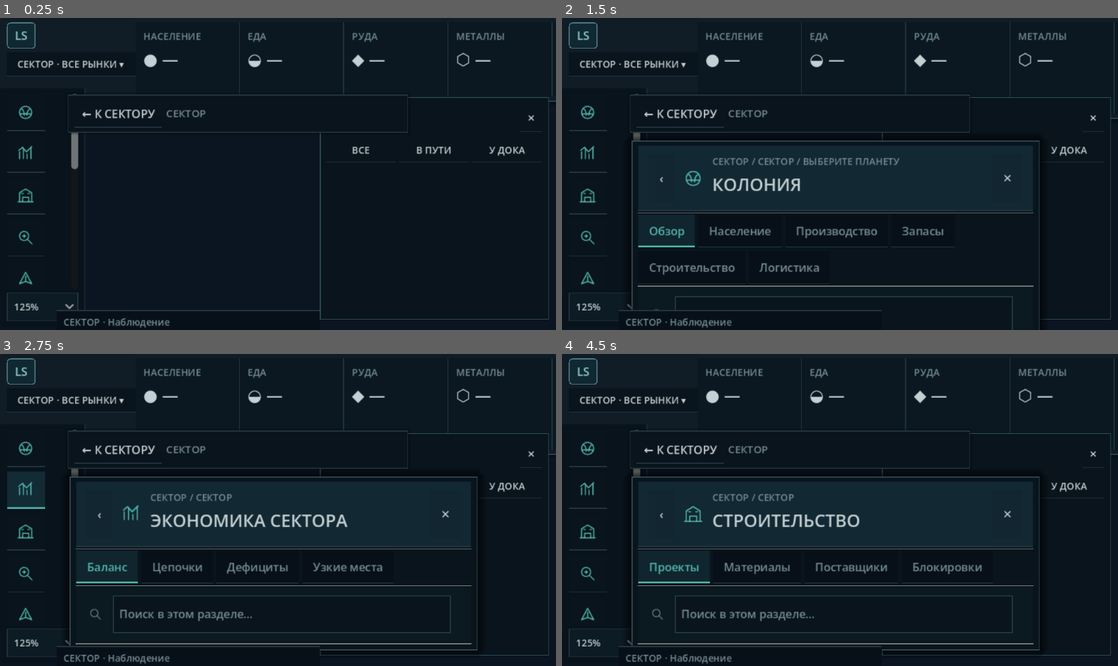
Above: before the commit, frames 1-4 (two rows, left to right).
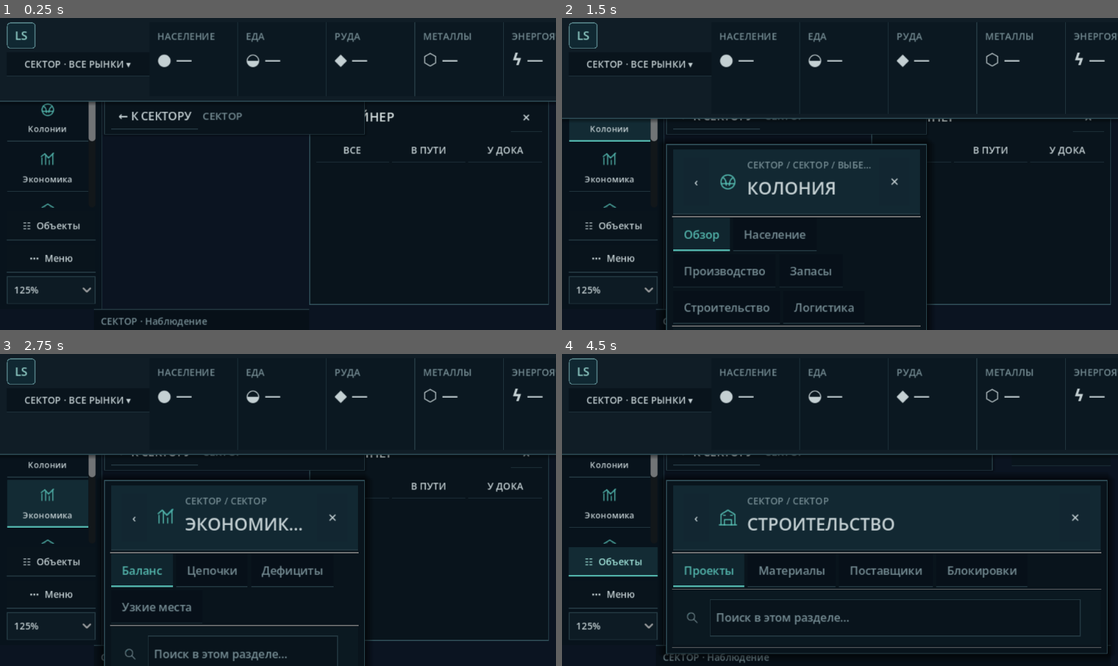
Above: after the commit, the same moments.

Repository: Mefits/Living-Sector
Game: Godot game, scene res://scenes/main.tscn
Two runs of this game, one before a commit and one after it. Both use one fixed random seed, a clock stepped at 60 frames per second and the inputs below.
Inputs (mouse positions are in pixels of both pictures, inside the frame that each line leads up to):
- Up to frame 1 (0.25 s): no input
- Up to frame 2 (1.5 s): click (589, 111) at 0.52 s; click (612, 117) at 1.27 s
- Up to frame 3 (2.75 s): click (27, 491) at 2.02 s
- Up to frame 4 (4.5 s): click (612, 503) at 2.77 s; click (589, 531) at 3.52 s; click (612, 553) at 4.27 s

The runs differ from the first frame. In frame 1, 6.5% of the frame differs, in the area x 0-100%, y 1-100%; in frame 2, 11%; in frame 3, 12%; in frame 4, 13%.

Commit message:
Figma shell block 1: readable left navigation, nonoverlapping top/workspaces, functional close and outliner reopen

Diff:
--- a/godot/scripts/view/strategy_ui.gd
+++ b/godot/scripts/view/strategy_ui.gd
@@ -13,6 +13,12 @@
 const LINE = Color("#243942")
 const TEAL = Color("#53B5AC")
 const AMBER = Color("#C99B54")
+# Figma shell block 1: all geometry uses the same logical pixel grid.
+const TOP_H: float = 82.0
+const FOOT_H: float = 24.0
+const RAIL_W: float = 108.0
+const OUT_W: float = 276.0
+const GUTTER: float = 12.0
 const TEXT = Color("#C4D0D3")
 const MUTED = Color("#748B92")
 const METRICS: Array[Dictionary] = [
@@ -40,6 +46,15 @@
 var _nav_path: Label
 var _brand_box: VBoxContainer
 var _time_area: VBoxContainer
+var _rail: PanelContainer
+var _rail_buttons: Dictionary = {}
+var _rail_active: String = ""
+var _tools_button: Button
+var _tools_menu: PopupMenu
+var _outliner_reopen: Button
+var _outliner_close_button: Button
+var _alerts_close_button: Button
+var _footer_panel: PanelContainer
 var _metric_boxes: Array[VBoxContainer] = []
 var _brand_scope: Button
 var _metric_nodes: Dictionary = {}
@@ -158,7 +173,8 @@
     top_style.shadow_color = Color(0, 0, 0, 0.45)
     _top.add_theme_stylebox_override("panel", top_style)
     _top.set_anchors_and_offsets_preset(Control.PRESET_TOP_WIDE)
-    _top.offset_bottom = 82
+    _top.offset_bottom = TOP_H
+    _top.z_index = 100
     _top.mouse_filter = Control.MOUSE_FILTER_STOP
     add_child(_top)
     var row := HBoxContainer.new()
@@ -244,9 +260,10 @@
     _alerts_popover.anchor_right = 1.0
     _alerts_popover.offset_left = -610
     _alerts_popover.offset_right = -282
-    _alerts_popover.offset_top = 78
-    _alerts_popover.offset_bottom = 398
-    _alerts_popover.z_index = 20
+    _alerts_popover.offset_top = TOP_H + 64
+    _alerts_popover.offset_bottom = TOP_H + 380
+    _alerts_popover.z_index = 80
+    _alerts_popover.mouse_filter = Control.MOUSE_FILTER_STOP
     add_child(_alerts_popover)
     var contents := VBoxContainer.new()
     contents.add_theme_constant_override("separation", 7)
@@ -256,7 +273,10 @@
     var title := _label("СИГНАЛЫ СИМУЛЯЦИИ", 14, TEXT)
     title.size_flags_horizontal = Control.SIZE_EXPAND_FILL
     head.add_child(title)
-    head.add_child(_button("×", _toggle_alerts, 14))
+    _alerts_close_button = _button("×", _close_alerts, 16)
+    _alerts_close_button.custom_minimum_size = Vector2(36, 32)
+    _alerts_close_button.tooltip_text = "Закрыть сигналы"
+    head.add_child(_alerts_close_button)
     var scroll := ScrollContainer.new()
     scroll.horizontal_scroll_mode = ScrollContainer.SCROLL_MODE_DISABLED
     scroll.size_flags_vertical = Control.SIZE_EXPAND_FILL
@@ -265,13 +285,26 @@
     _alerts_contents.size_flags_horizontal = Control.SIZE_EXPAND_FILL
     scroll.add_child(_alerts_contents)
 
+func _close_alerts() -> void:
+    if _alerts_popover == null:
+        return
+    _alerts_popover.hide()
+    _update_selection_card()
+
 func _toggle_alerts() -> void:
     if _alerts_popover == null:
         return
-    _alerts_popover.visible = not _alerts_popover.visible
     if _alerts_popover.visible:
-        _alerts_signature = ""
-        _update_alerts()
+        _close_alerts()
+        return
+    # Popups and management workspaces are mutually exclusive.
+    if _window != null and _window.visible:
+        _close_window()
+    _alerts_popover.show()
+    _alerts_signature = ""
+    _update_alerts()
+    if _selection_card != null:
+        _selection_card.hide()
 
 func _update_alerts() -> void:
     if _alert_button == null:
@@ -321,12 +354,14 @@
 
 func _build_footer() -> void:
     var panel := _panel()
+    _footer_panel = panel
+    panel.z_index = 10
     panel.anchor_top = 1.0
     panel.anchor_bottom = 1.0
     panel.anchor_left = 0.0
     panel.anchor_right = 1.0
-    panel.offset_left = 65
-    panel.offset_right = -272
+    panel.offset_left = RAIL_W
+    panel.offset_right = -OUT_W
     panel.offset_top = -23
     panel.offset_bottom = 0
     panel.mouse_filter = Control.MOUSE_FILTER_IGNORE
@@ -337,48 +372,70 @@
     panel.add_child(_footer_status)
 
 func _build_left() -> void:
-    var rail := _panel()
-    rail.add_theme_stylebox_override("panel",
+    _rail = _panel()
+    _rail.add_theme_stylebox_override("panel",
         _style(Color("#08131C"), Color("#294049"), 0, 0, 1, 0))
-    rail.anchor_bottom = 1.0
-    rail.offset_top = 82
-    rail.offset_right = 66
-    rail.offset_bottom = -4
-    add_child(rail)
-    var rail_column := VBoxContainer.new()
-    rail.add_child(rail_column)
-    var menu_scroll := ScrollContainer.new()
-    menu_scroll.horizontal_scroll_mode = ScrollContainer.SCROLL_MODE_DISABLED
-    menu_scroll.size_flags_vertical = Control.SIZE_EXPAND_FILL
-    rail_column.add_child(menu_scroll)
+    _rail.anchor_bottom = 1.0
+    _rail.offset_top = TOP_H
+    _rail.offset_right = RAIL_W
+    _rail.offset_bottom = -FOOT_H
+    _rail.z_index = 22
+    _rail.mouse_filter = Control.MOUSE_FILTER_STOP
+    add_child(_rail)
+    var column := VBoxContainer.new()
+    column.size_flags_vertical = Control.SIZE_EXPAND_FILL
+    column.add_theme_constant_override("separation", 4)
+    _rail.add_child(column)
+    var scroll := ScrollContainer.new()
+    scroll.size_flags_vertical = Control.SIZE_EXPAND_FILL
+    scroll.horizontal_scroll_mode = ScrollContainer.SCROLL_MODE_DISABLED
+    column.add_child(scroll)
     var menu := VBoxContainer.new()
-    menu.add_theme_constant_override("separation", 5)
-    menu_scroll.add_child(menu)
-    for entry in [
-        {"text":"КОЛ", "tip":"Колонии [1]", "action":"colony", "icon":"colony"},
-        {"text":"ЭКН", "tip":"Экономика [2]", "action":"economy", "icon":"economy"},
-        {"text":"СТР", "tip":"Строительство [3]", "action":"construction", "icon":"construction"},
-        {"text":"ИСС", "tip":"Исследования [4]", "action":"research", "icon":"research"},
-        {"text":"ФЛТ", "tip":"Флот и логистика [5]", "action":"fleet", "icon":"fleet"},
-        {"text":"УПР", "tip":"Автономное управление [6]", "action":"administration", "icon":"administration"},
-        {"text":"ОБЪ", "tip":"Показать/скрыть список объектов", "action":"outliner"},
-        {"text":"ДАН", "tip":"Подробные данные N39", "action":"technical"},
-        {"text":"НАБ", "tip":"Наблюдение и диагностика", "action":"observer"},
-        {"text":"КАР", "tip":"Сектор / система", "action":"map"},
-        {"text":"ЦЕН", "tip":"Центрировать карту", "action":"center"},
-        {"text":"СОХ", "tip":"Сохранить игру", "action":"save"},
-        {"text":"ЗАГ", "tip":"Загрузить игру", "action":"load"}
+    menu.size_flags_horizontal = Control.SIZE_EXPAND_FILL
+    menu.add_theme_constant_override("separation", 3)
+    scroll.add_child(menu)
+    for item in [
+        {"name":"Колонии", "action":"colony", "icon":"colony", "key":"1"},
+        {"name":"Экономика", "action":"economy", "icon":"economy", "key":"2"},
+        {"name":"Строительство", "action":"construction", "icon":"construction", "key":"3"},
+        {"name":"Исследования", "action":"research", "icon":"research", "key":"4"},
+        {"name":"Флот", "action":"fleet", "icon":"fleet", "key":"5"},
+        {"name":"Управление", "action":"administration", "icon":"administration", "key":"6"}
     ]:
-        var action: String = str(entry["action"])
-        var btn := _button(str(entry["text"]), _activate.bind(action), 13)
-        btn.tooltip_text = str(entry["tip"])
-        if entry.has("icon"):
-            btn.icon = FigmaIcons.texture(str(entry["icon"]), 21, TEAL)
-            if btn.icon != null:
-                btn.text = ""
-                btn.icon_alignment = HORIZONTAL_ALIGNMENT_CENTER
-        btn.custom_minimum_size = Vector2(43, 43)
+        var action: String = str(item["action"])
+        var btn := _button("", _activate.bind(action), 11)
+        btn.custom_minimum_size = Vector2(94, 55)
+        btn.tooltip_text = str(item["name"]) + " [" + str(item["key"]) + "]"
+        btn.add_theme_stylebox_override("normal",
+            _style(Color("#08131C"), LINE, 0, 0, 0, 1))
         menu.add_child(btn)
+        _rail_buttons[action] = btn
+        var content := VBoxContainer.new()
+        content.mouse_filter = Control.MOUSE_FILTER_IGNORE
+        content.alignment = BoxContainer.ALIGNMENT_CENTER
+        content.add_theme_constant_override("separation", 4)
+        btn.add_child(content)
+        content.set_anchors_and_offsets_preset(Control.PRESET_FULL_RECT)
+        var glyph := TextureRect.new()
+        glyph.texture = FigmaIcons.texture(str(item["icon"]), 20, TEAL)
+        glyph.custom_minimum_size = Vector2(21, 21)
+        glyph.expand_mode = TextureRect.EXPAND_IGNORE_SIZE
+        glyph.stretch_mode = TextureRect.STRETCH_KEEP_CENTERED
+        glyph.mouse_filter = Control.MOUSE_FILTER_IGNORE
+        content.add_child(glyph)
+        var label := _label(str(item["name"]), 10, TEXT)
+        label.horizontal_alignment = HORIZONTAL_ALIGNMENT_CENTER
+        content.add_child(label)
+    var bottom := VBoxContainer.new()
+    bottom.add_theme_constant_override("separation", 4)
+    column.add_child(bottom)
+    var objects := _button("☷  Объекты", _toggle_outliner, 11)
+    objects.custom_minimum_size.y = 34
+    bottom.add_child(objects)
+    _tools_button = _button("⋯  Меню", _show_nav_tools, 11)
+    _tools_button.custom_minimum_size.y = 33
+    _tools_button.tooltip_text = "Карта, наблюдение, сохранение и загрузка"
+    bottom.add_child(_tools_button)
     _ui_scale_menu = OptionButton.new()
     _ui_scale_menu.tooltip_text = "Масштаб интерфейса: 100 / 115 / 125 / 140%"
     _ui_scale_menu.add_theme_font_size_override("font_size", 11)
@@ -386,16 +443,52 @@
     _ui_scale_menu.add_theme_stylebox_override("normal", _style(BG2))
     _ui_scale_menu.add_theme_stylebox_override("hover", _style(Color("#183239"), TEAL))
     _ui_scale_menu.add_theme_stylebox_override("pressed", _style(Color("#183239"), TEAL))
-    _ui_scale_menu.add_theme_stylebox_override("focus", _style(Color.TRANSPARENT, TEAL))
-    _ui_scale_menu.custom_minimum_size = Vector2(43, 33)
+    _ui_scale_menu.custom_minimum_size.y = 32
     for percent in [100, 115, 125, 140]:
         _ui_scale_menu.add_item("%d%%" % percent)
     _ui_scale_menu.select(2)
     _ui_scale_menu.item_selected.connect(_set_ui_scale)
-    rail_column.add_child(_ui_scale_menu)
+    bottom.add_child(_ui_scale_menu)
+    _tools_menu = PopupMenu.new()
+    for name in [
+        "Аутлайнер", "Технические данные N39", "Наблюдение",
+        "Сектор / система", "Центрировать", "Сохранить", "Загрузить"
+    ]:
+        _tools_menu.add_item(name)
+    _tools_menu.id_pressed.connect(_on_tools_selected)
+    _rail.add_child(_tools_menu)
+
+func _show_nav_tools() -> void:
+    if _tools_button == null or _tools_menu == null:
+        return
+    var pos: Vector2 = _tools_button.get_screen_transform().origin
+    _tools_menu.position = Vector2i(pos + Vector2(RAIL_W + 4, -70))
+    _tools_menu.popup()
+
+func _on_tools_selected(id: int) -> void:
+    var actions: Array[String] = [
+        "outliner", "technical", "observer", "map",
+        "center", "save", "load"]
+    if id >= 0 and id < actions.size():
+        _activate(actions[id])
+
+func _sync_rail_active() -> void:
+    var current: String = _window_mode if _window != null and (
+        _window.visible) else ""
+    if current == _rail_active:
+        return
+    _rail_active = current
+    for action in _rail_buttons:
+        var btn: Button = _rail_buttons[action]
+        var selected: bool = str(action) == current
+        btn.add_theme_stylebox_override("normal", _style(
+            Color("#153139") if selected else Color("#08131C"),
+            TEAL if selected else LINE, 2 if selected else 0, 0, 0, 1))
 
 func _build_outliner() -> void:
     _outliner = _panel()
+    _outliner.z_index = 25
+    _outliner.mouse_filter = Control.MOUSE_FILTER_STOP
     _outliner.add_theme_stylebox_override("panel",
         _style(Color("#09141C"), Color("#31505A")))
     _outliner.anchor_left = 1.0
@@ -414,7 +507,10 @@
     var caption := _label("АУТЛАЙНЕР", 15, Color("#D3DDDD"))
     caption.size_flags_horizontal = Control.SIZE_EXPAND_FILL
     head.add_child(caption)
-    head.add_child(_button("×", _toggle_outliner, 15))
+    _outliner_close_button = _button("×", _toggle_outliner, 16)
+    _outliner_close_button.custom_minimum_size = Vector2(36, 32)
+    _outliner_close_button.tooltip_text = "Свернуть аутлайнер"
+    head.add_child(_outliner_close_button)
     var filters := HBoxContainer.new()
     filters.add_theme_constant_override("separation", 3)
     col.add_child(filters)
@@ -436,13 +532,26 @@
     _outliner_list.size_flags_horizontal = Control.SIZE_EXPAND_FILL
     _outliner_list.add_theme_constant_override("separation", 3)
     scroll.add_child(_outliner_list)
+    _outliner_reopen = _button("‹  ОБЪЕКТЫ", _toggle_outliner, 11)
+    _outliner_reopen.z_index = 28
+    _outliner_reopen.tooltip_text = "Развернуть аутлайнер"
+    _outliner_reopen.anchor_left = 1.0
+    _outliner_reopen.anchor_right = 1.0
+    _outliner_reopen.offset_left = -122
+    _outliner_reopen.offset_right = -8
+    _outliner_reopen.offset_top = TOP_H + 10
+    _outliner_reopen.offset_bottom = TOP_H + 48
+    _outliner_reopen.visible = false
+    add_child(_outliner_reopen)
 
 ## Persistent map breadcrumb. The former legacy "К сектору" button was
 ## hidden by the Figma shell, which made leaving another system undiscoverable.
 ## Keep this readable at 100–140% without reserving half of the map.
 func _build_navigation() -> void:
     _nav_panel = _panel()
-    _nav_panel.offset_left = 78
+    _nav_panel.z_index = 35
+    _nav_panel.mouse_filter = Control.MOUSE_FILTER_STOP
+    _nav_panel.offset_left = RAIL_W + GUTTER
     _nav_panel.offset_right = 470
     _nav_panel.offset_top = 89
     _nav_panel.offset_bottom = 133
@@ -500,6 +609,8 @@
 
 func _build_window() -> void:
     _window = _panel()
+    _window.z_index = 50
+    _window.mouse_filter = Control.MOUSE_FILTER_STOP
     var workspace_frame := _style(Color("#09141C"), Color("#31505A"))
     workspace_frame.shadow_size = 10
     workspace_frame.shadow_color = Color(0, 0, 0, 0.60)
@@ -552,6 +663,8 @@
 
 func _build_selection_card() -> void:
     _selection_card = _panel()
+    _selection_card.z_index = 40
+    _selection_card.mouse_filter = Control.MOUSE_FILTER_STOP
     _selection_card.add_theme_stylebox_override("panel",
         _style(Color("#0C1C25"), TEAL, 2, 1, 1, 1))
     _selection_card.visible = false
@@ -581,6 +694,8 @@
     _selection_card.hide()
 
 func _open_selection_details() -> void:
+    if _alerts_popover != null:
+        _alerts_popover.hide()
     _window_mode = ("ship" if not _ship.is_empty() else (
         "facility" if not _facility.is_empty() else "colony"))
     _tab = "Обзор" if _window_mode != "facility" else "Процесс"
@@ -616,21 +731,65 @@
             _selection_summary.text += " · " + str(visiting[0]["name"])
 
 func _layout_window() -> void:
+    var vw: float = maxf(640.0, size.x)
+    var vh: float = maxf(400.0, size.y)
     if _brand_box != null:
-        var compact: bool = size.x < 1150.0
-        _brand_box.custom_minimum_size.x = 148.0 if compact else 184.0
-        for box in _metric_boxes:
-            box.custom_minimum_size.x = 105.0 if compact else 121.0
+        var compact: bool = vw < 1160.0
+        _brand_box.custom_minimum_size.x = 164.0 if compact else 184.0
+        for i in range(_metric_boxes.size()):
+            var resource_tile: Control = _metric_boxes[i].get_parent()
+            # Speed controls win over the final resource at 140%/1366px.
+            resource_tile.visible = (i < 5 or vw >= 1015.0)
+            _metric_boxes[i].custom_minimum_size.x = (
+                87.0 if compact else 109.0)
         if _time_area != null:
-            _time_area.custom_minimum_size.x = 170.0 if compact else 210.0
-    if _window == null:
-        return
-    _window.offset_left = 80
-    # Figma management sheets are intentionally roomy but never permanent.
-    # Leave the 265px right outliner visible at 1366x768 and on wider displays.
-    _window.offset_right = minf(1040.0, maxf(550.0, size.x - 350.0))
-    _window.offset_top = 142
-    _window.offset_bottom = -40
+            _time_area.custom_minimum_size.x = (
+                170.0 if compact else 204.0)
+    if _rail != null:
+        _rail.offset_top = TOP_H
+        _rail.offset_right = RAIL_W
+        _rail.offset_bottom = -FOOT_H
+    var left: float = RAIL_W + GUTTER
+    var reserved_right: float = (
+        OUT_W + GUTTER if _show_outliner else GUTTER)
+    var right: float = maxf(left + 300.0, vw - reserved_right)
+    if _outliner != null:
+        _outliner.offset_left = -(OUT_W + 8.0)
+        _outliner.offset_right = -8.0
+        _outliner.offset_top = TOP_H + 9.0
+        _outliner.offset_bottom = -(FOOT_H + 5.0)
+    if _outliner_reopen != null:
+        _outliner_reopen.offset_top = TOP_H + 10.0
+        _outliner_reopen.offset_bottom = TOP_H + 48.0
+    if _nav_panel != null:
+        _nav_panel.offset_left = left
+        _nav_panel.offset_right = minf(right, left + 376.0)
+        _nav_panel.offset_top = TOP_H + 10.0
+        _nav_panel.offset_bottom = TOP_H + 53.0
+    if _window != null:
+        _window.offset_left = left
+        _window.offset_right = minf(right, left + 930.0)
+        _window.offset_top = TOP_H + 64.0
+        _window.offset_bottom = -(FOOT_H + 12.0)
+    if _selection_card != null:
+        var cr: float = right - 4.0
+        _selection_card.offset_left = maxf(left, cr - 360.0)
+        _selection_card.offset_right = cr
+        _selection_card.offset_top = -205.0
+        _selection_card.offset_bottom = -(FOOT_H + 10.0)
+    if _alerts_popover != null:
+        var ar: float = right - 5.0
+        _alerts_popover.offset_left = maxf(left, ar - 335.0)
+        _alerts_popover.offset_right = ar
+        _alerts_popover.offset_top = TOP_H + 64.0
+        _alerts_popover.offset_bottom = minf(
+            vh - FOOT_H - 9.0, TOP_H + 380.0)
+    if _footer_panel != null:
+        _footer_panel.offset_left = RAIL_W
+        _footer_panel.offset_right = (
+            -(OUT_W + 8.0) if _show_outliner else -8.0)
+        _footer_panel.offset_top = -FOOT_H
+        _footer_panel.offset_bottom = 0.0
 
 ## The already-existing UIFrameProfiler owns timing samples. Reuse its
 ## scalars; do not sample World, N158 or network from the HUD.
@@ -675,6 +834,9 @@
 func _toggle_outliner() -> void:
     _show_outliner = not _show_outliner
     _outliner.visible = _show_outliner
+    if _outliner_reopen != null:
+        _outliner_reopen.visible = not _show_outliner
+    _layout_window()
 
 func _close_window() -> void:
     _window.visible = false
@@ -682,8 +844,11 @@
     _workspace_history.clear()
     _workspace_focus = ""
     _update_selection_card()
+    _sync_rail_active()
 
 func _activate(kind: String) -> void:
+    if _alerts_popover != null and _alerts_popover.visible:
+        _close_alerts()
     if kind in ["map", "center", "save", "load"]:
         if _game != null:
             match kind:
@@ -809,6 +974,7 @@
     _update_navigation()
     _update_window()
     _update_selection_card()
+    _sync_rail_active()
 
 func _effective_body() -> String:
     if not _body.is_empty():
@@ -1121,6 +1287,8 @@
 
 ## Navigation state shared by the seven Figma workspaces.
 func _route_workspace(mode: String, tab: String, focus: String = "") -> void:
+    if _alerts_popover != null:
+        _alerts_popover.hide()
     if _window.visible and not _window_mode.is_empty() and (
             _window_mode != mode or _tab != tab or _workspace_focus != focus):
         _workspace_history.append({
@@ -1782,7 +1950,7 @@
     var key: int = event.keycode
     if key == KEY_ESCAPE:
         if _alerts_popover != null and _alerts_popover.visible:
-            _alerts_popover.hide()
+            _close_alerts()
         elif _window != null and _window.visible:
             _workspace_back()
         elif _game != null and bool(_game.get("_in_system")):
